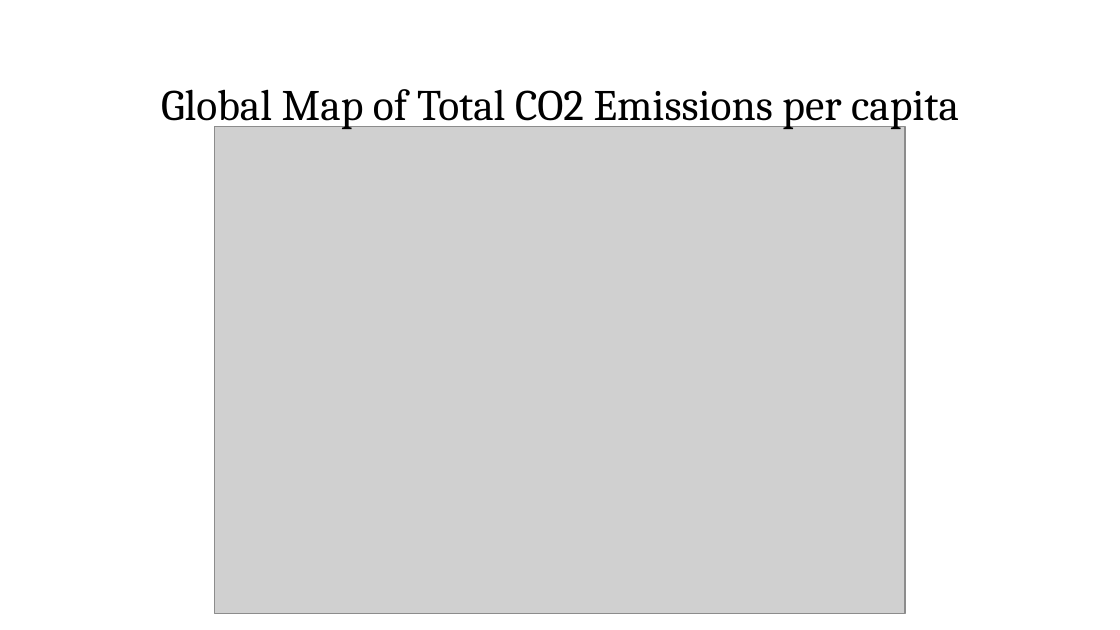
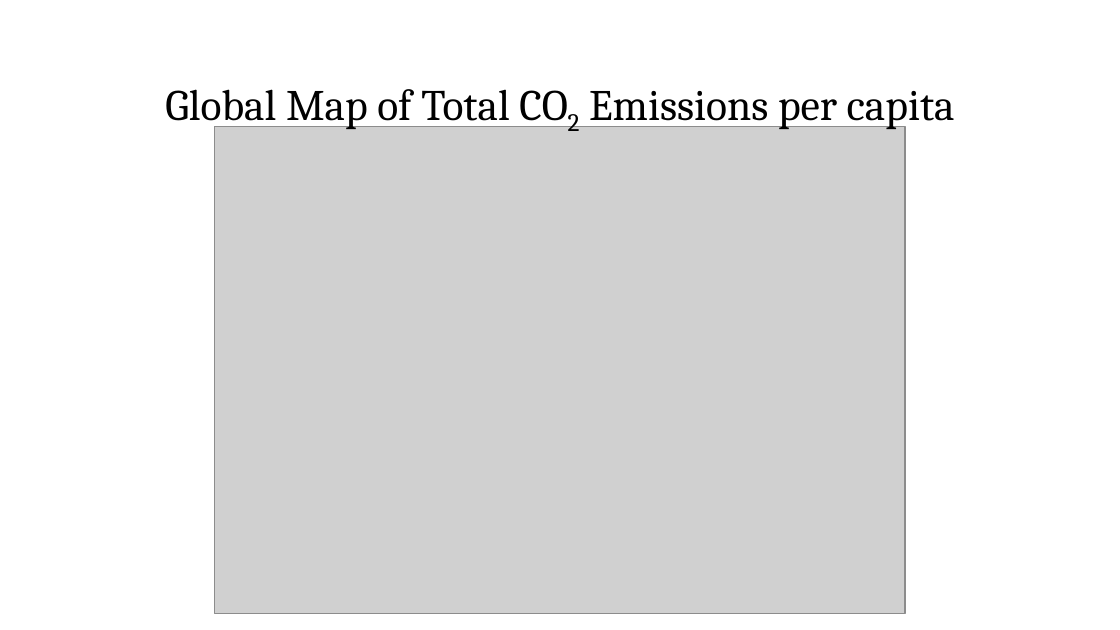
Before and after one commit to iaravagni/AIPI510_cooldataset, a slide deck: slide 5 of Cool dataset presentation.pptx. Drawn at 1120x630 pixels with LibreOffice and Linux fonts; fonts in the diff are those of the drawing; grey boxes stand for pictures; background and template pictures are left out. Boxes give left, top, right and bottom in pixels: in the first picture for what was removed or moved away, otherwise in the second. Text is boxed around its words. In the diff, an @@ line names an element or a change of style, - is before the commit and + after.

```diff
--- a/Cool dataset presentation.pptx
+++ b/Cool dataset presentation.pptx
@@ title "Global Map of Total CO2 ..." at <box>165,89,955,131</box>: now subscript in "CO2" @@
```
Also in this commit, not shown: 6 other slides changed, 1 slide added, 1 other file.
